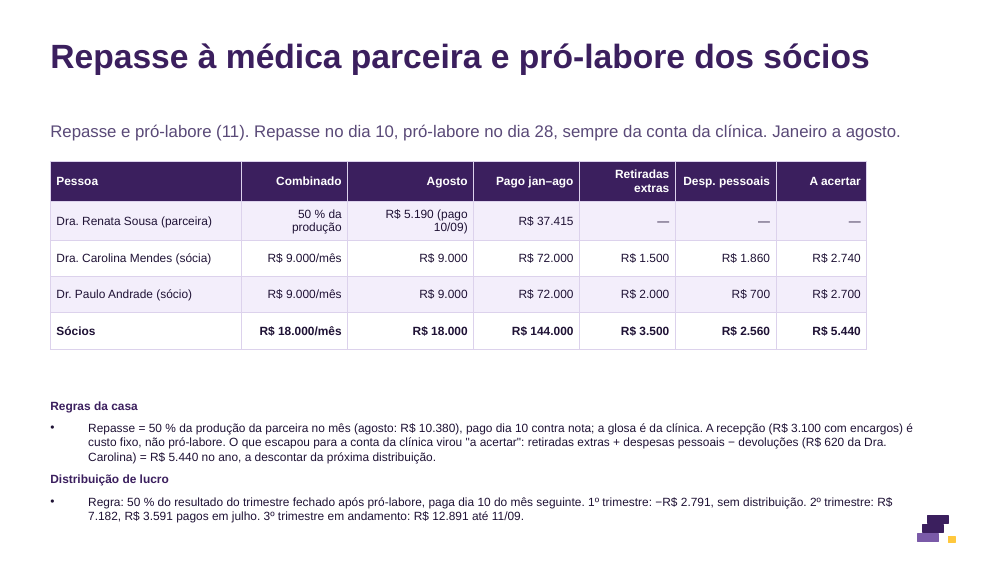
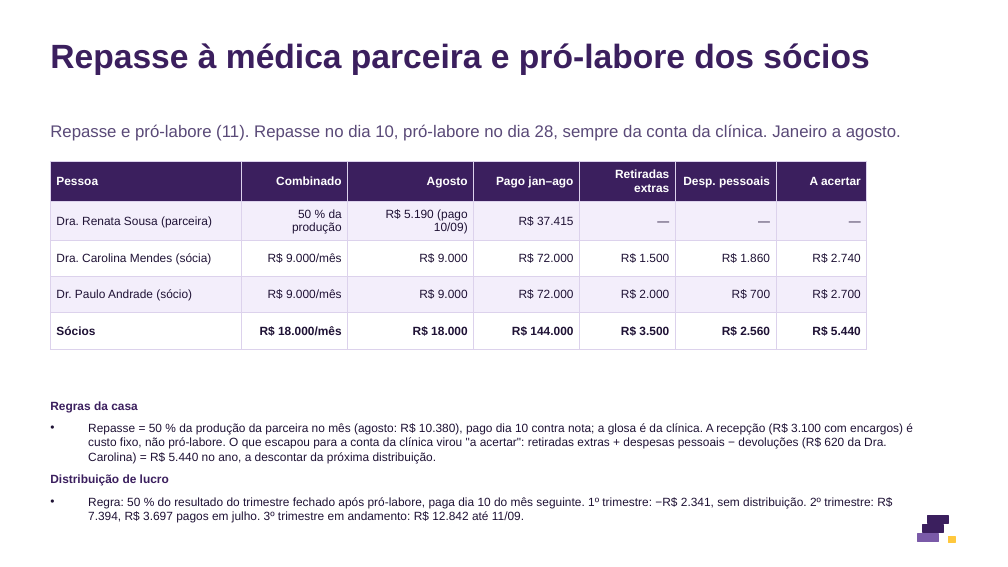
Before and after one commit to eduardomtzz/claude-code, a slide deck: slide 6 of projetos/gestao-ia-planilhas/produto/kit-medicos/entrega/29-modelo-convenios-para-o-contador-8-slides.pptx. Drawn at 1008x567 pixels with LibreOffice and Linux fonts; fonts in the diff are those of the drawing. Boxes give left, top, right and bottom in pixels: in the first picture for what was removed or moved away, otherwise in the second. Text is boxed around its words. In the diff, an @@ line names an element or a change of style, - is before the commit and + after.

```diff
--- a/projetos/gestao-ia-planilhas/produto/kit-medicos/entrega/29-modelo-convenios-para-o-contador-8-slides.pptx
+++ b/projetos/gestao-ia-planilhas/produto/kit-medicos/entrega/29-modelo-convenios-para-o-contador-8-slides.pptx
@@ text at (x1=88, y1=497, x2=892, y2=523): text changed @@
-• Regra: 50 % do resultado do trimestre fechado após pró-labore, paga dia 10 do mês seguinte. 1º trimestre: −R$ 2.791, sem distribuição. 2º trimestre: R$ 7.182, R$ 3.591 pagos em julho. 3º trimestre em andamento: R$ 12.891 até 11/09.
+• Regra: 50 % do resultado do trimestre fechado após pró-labore, paga dia 10 do mês seguinte. 1º trimestre: −R$ 2.341, sem distribuição. 2º trimestre: R$ 7.394, R$ 3.697 pagos em julho. 3º trimestre em andamento: R$ 12.842 até 11/09.
```
Also in this commit, not shown: 5 other slides changed, 37 other files.
